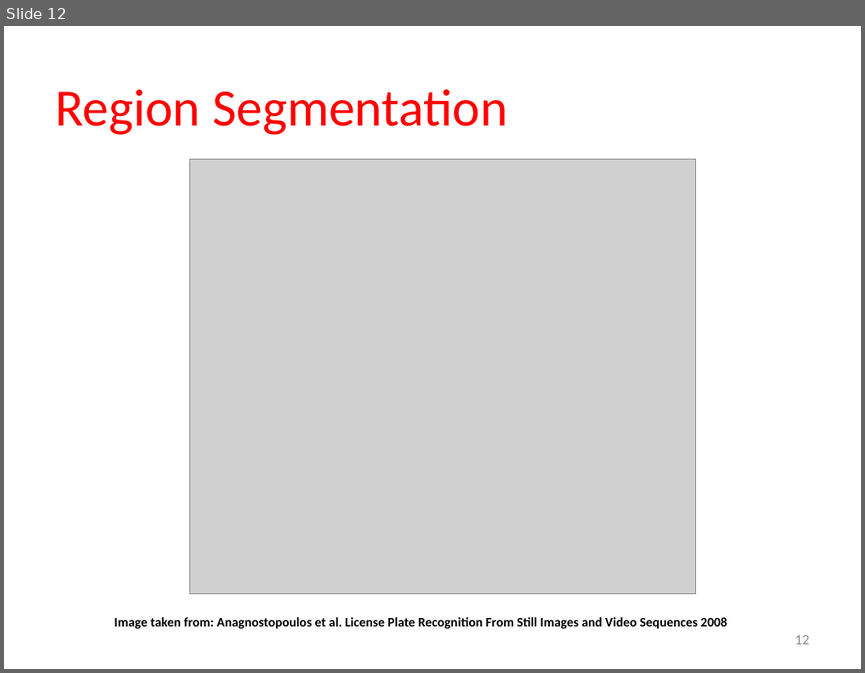
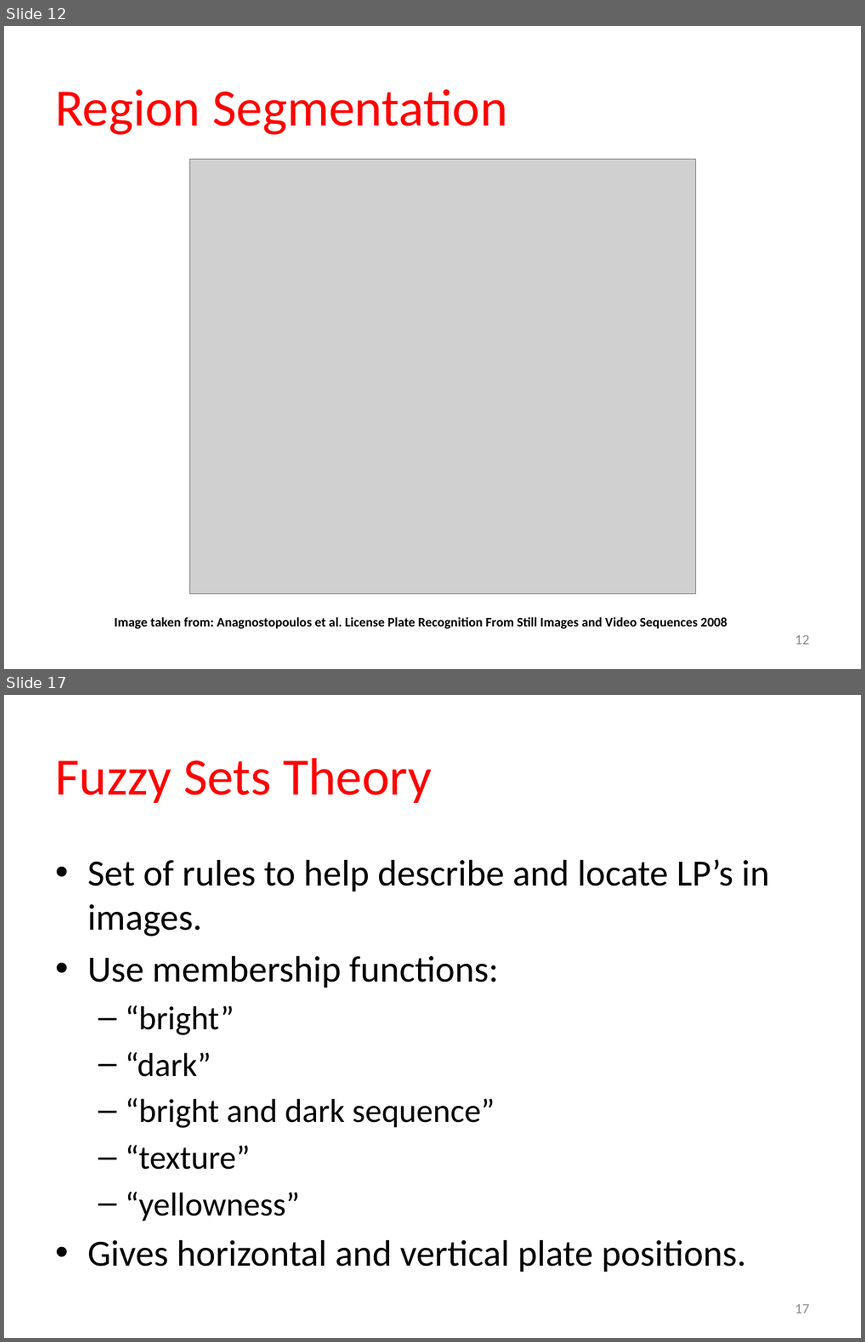
Before and after one commit to thecoderoaster/ECG795, a slide deck: Project/LicensePlateSurveyPresentation_4252013.pptx. Shown one above the other, each under a label of ours: slide 12 before the commit, slides 12 and 17 after it; the slides between them are not shown. The pictures are 865x673 and 865x1342 pixels, drawn with LibreOffice and Linux fonts; fonts in the diff are those of the drawing; grey boxes stand for pictures. Boxes give left, top, right and bottom in pixels: in the first picture for what was removed or moved away, otherwise in the second. Text is boxed around its words. In the diff, an @@ line names an element or a change of style, - is before the commit and + after.

```diff
--- a/Project/LicensePlateSurveyPresentation_4252013.pptx
+++ b/Project/LicensePlateSurveyPresentation_4252013.pptx
@@ slide 17 added at <box>4,695,861,1338</box>, background #FFFFFF @@
@@ title added at <box>55,758,432,803</box>, 44 pt, text #FF0000 @@
+Fuzzy Sets Theory
@@ text added at <box>87,859,770,1271</box>, 31 pt, text #000000 @@
+• Set of rules to help describe and locate LP’s in images.
+• Use membership functions:
+  – “bright”
+  – “dark”
+  – “bright and dark sequence”
+  – “texture”
+  – “yellowness”
+• Gives horizontal and vertical plate positions.
@@ page number added at <box>794,1304,809,1313</box>, 12 pt, text #8C8C8C @@
+17
```
Also in this commit, not shown: 1 slide changed, 6 other slides added.
